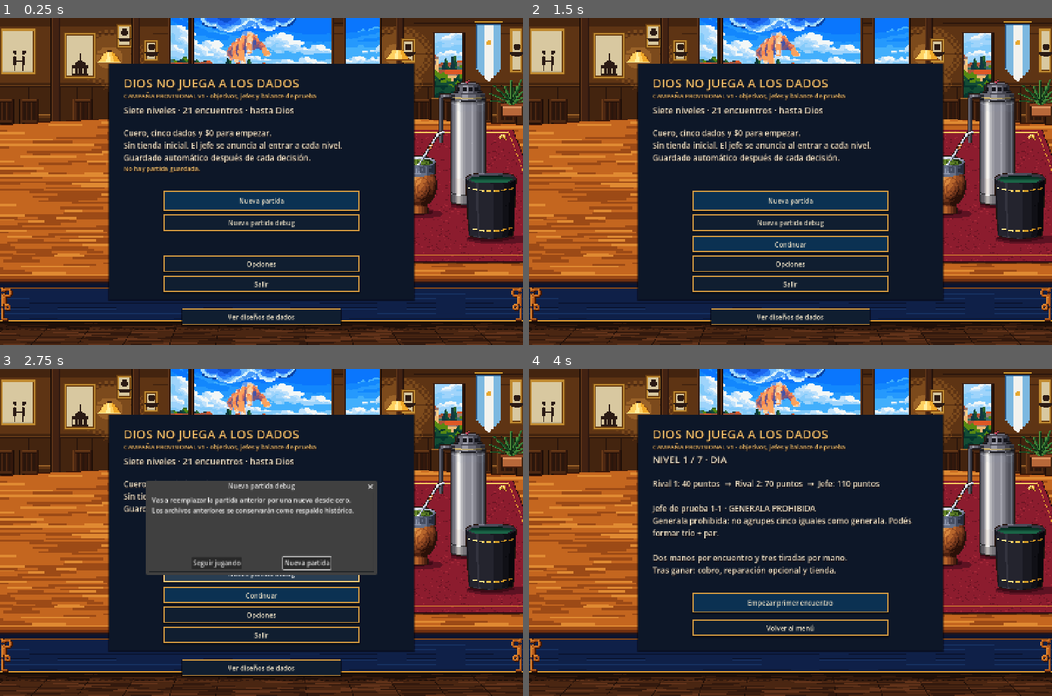
Above: before the commit, frames 1-4 (two rows, left to right).
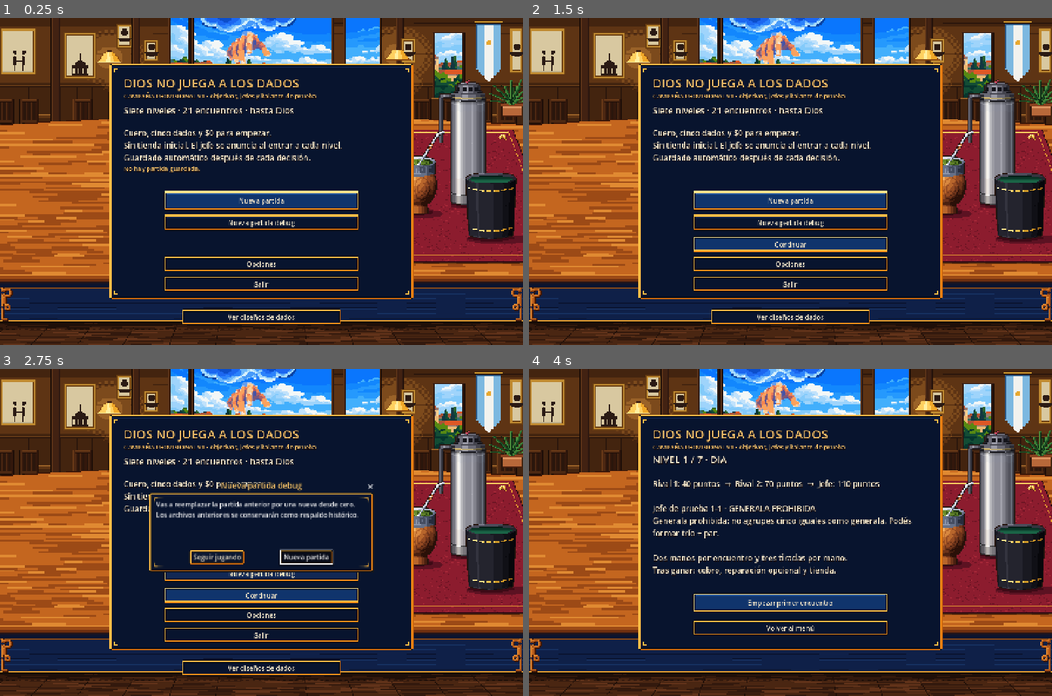
Above: after the commit, the same moments.

Repository: nicookazan/project-dice
Game: Godot game, scene res://main.tscn
Two runs of this game, one before a commit and one after it. Both use one fixed random seed, a clock stepped at 60 frames per second and the inputs below.
Inputs:
- Up to frame 1 (0.25 s): no input
- Up to frame 2 (1.5 s): click "Nueva partida" at 0.5 s; click "Volver al menú" at 1.25 s
- Up to frame 3 (2.75 s): click "Nueva partida debug" at 2 s
- Up to frame 4 (4 s): click "Seguir jugando" at 2.75 s; click "Continuar" at 3.5 s

The runs differ from the first frame. In frame 1, 9.1% of the frame differs, in the area x 20-80%, y 14-95%; in frame 2, 11%; in frame 3, 20%; in frame 4, 7.2%.

Commit message:
Kit de interfaz en pixel art: botones, marcos, tarjetas y diálogos
- Texturas de 9 cortes en pixel-v3/ui (6 estados de botón, panel con
  esquineros y marco del cartel TIENDA), generadas por código con el
  diseño que ya tenía el juego, en la grilla de 2x2.
- Los botones, los marcos de la tienda, las tarjetas con borde dorado
  y las ventanas de diálogo de Godot usan el kit; alto contraste
  conserva los planos.
- La libreta y la tipografía quedan como estaban (Consolas sin
  suavizado).

Co-Authored-By: Claude Sonnet 5.5 <noreply@anthropic.com>

Diff:
--- a/scripts/main.gd
+++ b/scripts/main.gd
@@ -6,6 +6,7 @@
 const Backdrop = preload("res://scripts/backdrop.gd")
 const CoinArt = preload("res://scripts/coin_art.gd")
 const ShopArt = preload("res://scripts/shop_art.gd")
+const UiSkin = preload("res://scripts/ui_skin.gd")
 const ItemTooltip = preload("res://scripts/item_tooltip.gd")
 const HoverButton = preload("res://scripts/hover_button.gd")
 const HoverPanel = preload("res://scripts/hover_panel.gd")
@@ -84,6 +85,12 @@
 	theme_value.set_font("font", "TooltipLabel", ItemTooltip.pixel_font())
 	theme_value.set_font_size("font_size", "TooltipLabel", 18)
 	theme_value.set_color("font_color", "TooltipLabel", cream)
+	# Pixel-v3 look for every Godot dialog and its buttons (fichas, confirmaciones, opciones).
+	for state in ["normal", "hover", "pressed", "disabled"]: theme_value.set_stylebox(state, "Button", UiSkin.button(state))
+	theme_value.set_stylebox("focus", "Button", box(Color.TRANSPARENT, Color.WHITE, 3))
+	theme_value.set_color("font_color", "Button", cream)
+	theme_value.set_color("font_hover_color", "Button", Color("fff0c7"))
+	theme_value.set_color("font_disabled_color", "Button", Color("85867b"))
 	theme = theme_value
 	background = Backdrop.new()
 	background.set_anchors_and_offsets_preset(Control.PRESET_FULL_RECT)
@@ -93,6 +100,7 @@
 	detail.title = "Libreta · detalle de cálculo"
 	detail.min_size = Vector2i(520, 260)
 	add_child(detail)
+	skin_dialog(detail)
 	detail_body = RichTextLabel.new()
 	detail_body.name = "DetailText"
 	detail_body.selection_enabled = true
@@ -104,6 +112,7 @@
 	confirmation.exclusive = true
 	confirmation.ok_button_text = "Abandonar"
 	confirmation.cancel_button_text = "Seguir jugando"
+	skin_dialog(confirmation)
 	confirmation.confirmed.connect(confirm_navigation)
 	confirmation.canceled.connect(cancel_navigation)
 	confirmation.get_cancel_button().pressed.connect(cancel_navigation)
@@ -119,9 +128,22 @@
 		get_viewport().get_texture().get_image().save_png("res://test-results/mesa.png")
 		get_tree().quit()
 
+func skin_dialog(window: Window) -> void:
+	# Pixel-v3 card for Godot's embedded dialogs. The decoration is left empty and the framed panel carries the look;
+	# the title floats above it in gold with a dark outline so it reads over any background.
+	window.add_theme_stylebox_override("embedded_border", StyleBoxEmpty.new())
+	window.add_theme_stylebox_override("embedded_unfocused_border", StyleBoxEmpty.new())
+	window.add_theme_stylebox_override("panel", UiSkin.panel(Vector4(20, 20, 20, 20)))
+	window.add_theme_color_override("title_color", gold)
+	window.add_theme_color_override("title_outline_modulate", Color("0d1728"))
+	window.add_theme_constant_override("title_height", 40)
+	window.add_theme_constant_override("title_outline_size", 10)
+	window.add_theme_font_size_override("title_font_size", 22)
+	window.add_theme_font_override("title_font", ItemTooltip.pixel_font())
+
 func present_detail(title: String, text: String, compact := false) -> void:
 	if is_instance_valid(thermos_panel): thermos_panel.hide()
-	detail.remove_theme_stylebox_override("panel")
+	detail.add_theme_stylebox_override("panel", UiSkin.panel(Vector4(20, 20, 20, 20)))
 	if is_instance_valid(settings_panel): settings_panel.hide()
 	if is_instance_valid(dice_gallery): dice_gallery.hide()
 	detail_body.show()
@@ -284,6 +306,9 @@
 	node.position = rect.position
 	node.size = rect.size
 	node.add_theme_stylebox_override("panel", box(bg, border, 2 if border.a > 0 else 0))
+	if border == gold and bg in [Color("0d1728"), Color("263c3d")] and not preferences.high_contrast:
+		node.add_theme_stylebox_override("panel", UiSkin.panel())
+		node.texture_filter = CanvasItem.TEXTURE_FILTER_NEAREST
 	parent.add_child(node)
 	return node
 
@@ -311,10 +336,8 @@
 	node.size = rect.size
 	node.disabled = disabled
 	node.mouse_default_cursor_shape = Control.CURSOR_POINTING_HAND
-	node.add_theme_stylebox_override("normal", box(Color("0b3152") if accent else Color("101e30"), Color("d39a41"), 3))
-	node.add_theme_stylebox_override("hover", box(Color("164e7c") if accent else Color("283d52"), Color("ffcc77"), 3))
-	node.add_theme_stylebox_override("pressed", box(Color("631b2a"), gold, 3))
-	node.add_theme_stylebox_override("disabled", box(Color("222129"), Color("775c39"), 2))
+	node.texture_filter = CanvasItem.TEXTURE_FILTER_NEAREST
+	for state in ["normal", "hover", "pressed", "disabled"]: node.add_theme_stylebox_override(state, UiSkin.button(state, accent))
 	node.add_theme_color_override("font_color", cream)
 	node.add_theme_color_override("font_disabled_color", Color("85867b"))
 	if preferences.high_contrast:
@@ -1221,23 +1244,11 @@
 	return ["Oferta", ""]
 
 func shop_skin(ornate := false) -> StyleBoxTexture:
-	var atlas := AtlasTexture.new()
-	atlas.atlas = Backdrop.SHOP_ART
-	var unit := Vector2(atlas.atlas.get_width() / 1440.0, atlas.atlas.get_height() / 900.0)
-	atlas.region = Rect2(Vector2(45, 18) * unit, Vector2(462, 143) * unit) if ornate else Rect2(Vector2(554, 168) * unit, Vector2(198, 83) * unit)
-	var skin := StyleBoxTexture.new()
-	skin.texture = atlas
-	for side in [SIDE_LEFT, SIDE_TOP, SIDE_RIGHT, SIDE_BOTTOM]:
-		skin.set_texture_margin(side, 30 if ornate else 15)
-		skin.set_content_margin(side, 10 if side in [SIDE_LEFT, SIDE_RIGHT] else 3)
-	return skin
+	return UiSkin.title() if ornate else UiSkin.button("normal")
 
 func skin_shop_button(node: Button) -> void:
 	if preferences.high_contrast: return
-	for state in ["normal", "hover", "pressed", "disabled"]:
-		var skin := shop_skin()
-		skin.modulate_color = Color("ffffff") if state == "normal" else Color("ffe1a1") if state == "hover" else Color("d5ac73") if state == "pressed" else Color("655d51")
-		node.add_theme_stylebox_override(state, skin)
+	for state in ["normal", "hover", "pressed", "disabled"]: node.add_theme_stylebox_override(state, UiSkin.button(state))
 	node.texture_filter = CanvasItem.TEXTURE_FILTER_NEAREST
 
 func shop_frame(rect: Rect2, ornate := false) -> Panel:
--- /dev/null
+++ b/scripts/ui_skin.gd
@@ -0,0 +1,40 @@
+extends RefCounted
+## Pixel-v3 interface frames. Textures are 9-slice sheets already drawn at 2x, so every logical pixel is a
+## 2x2 block; the owning control must use TEXTURE_FILTER_NEAREST. Generator: tools/art/make_interfaz.py.
+const BUTTONS := {
+	"normal": preload("res://assets/art/pixel-v3/ui/boton-normal.png"),
+	"hover": preload("res://assets/art/pixel-v3/ui/boton-hover.png"),
+	"pressed": preload("res://assets/art/pixel-v3/ui/boton-pressed.png"),
+	"disabled": preload("res://assets/art/pixel-v3/ui/boton-disabled.png"),
+	"accent": preload("res://assets/art/pixel-v3/ui/boton-accent.png"),
+	"accent_hover": preload("res://assets/art/pixel-v3/ui/boton-accent_hover.png")}
+const PANEL := preload("res://assets/art/pixel-v3/ui/panel.png")
+const TITLE := preload("res://assets/art/pixel-v3/ui/titulo.png")
+
+static func nine(texture: Texture2D, margin: int, content := Vector4(12, 8, 12, 8)) -> StyleBoxTexture:
+	var skin := StyleBoxTexture.new()
+	skin.texture = texture
+	for side in [SIDE_LEFT, SIDE_TOP, SIDE_RIGHT, SIDE_BOTTOM]: skin.set_texture_margin(side, margin)
+	skin.content_margin_left = content.x
+	skin.content_margin_top = content.y
+	skin.content_margin_right = content.z
+	skin.content_margin_bottom = content.w
+	return skin
+
+static func button(state: String, accent := false) -> StyleBoxTexture:
+	var key := state
+	if accent and state in ["normal", "hover"]: key = "accent" if state == "normal" else "accent_hover"
+	return nine(BUTTONS[key], 16)
+
+static func panel(content := Vector4(24, 24, 24, 24)) -> StyleBoxTexture:
+	return nine(PANEL, 24, content)
+
+static func title() -> StyleBoxTexture:
+	var skin := StyleBoxTexture.new()
+	skin.texture = TITLE
+	skin.set_texture_margin(SIDE_LEFT, 190)
+	skin.set_texture_margin(SIDE_RIGHT, 190)
+	skin.set_texture_margin(SIDE_TOP, 30)
+	skin.set_texture_margin(SIDE_BOTTOM, 30)
+	for side in [SIDE_LEFT, SIDE_TOP, SIDE_RIGHT, SIDE_BOTTOM]: skin.set_content_margin(side, 10 if side in [SIDE_LEFT, SIDE_RIGHT] else 3)
+	return skin
Binary file added: assets/art/pixel-v3/ui/boton-accent.png
Not shown, added: assets/art/pixel-v3/ui/boton-accent.png.import
Binary file added: assets/art/pixel-v3/ui/boton-accent_hover.png
Not shown, added: assets/art/pixel-v3/ui/boton-accent_hover.png.import
Binary file added: assets/art/pixel-v3/ui/boton-disabled.png
Not shown, added: assets/art/pixel-v3/ui/boton-disabled.png.import
Binary file added: assets/art/pixel-v3/ui/boton-hover.png
Not shown, added: assets/art/pixel-v3/ui/boton-hover.png.import
Binary file added: assets/art/pixel-v3/ui/boton-normal.png
Not shown, added: assets/art/pixel-v3/ui/boton-normal.png.import
Binary file added: assets/art/pixel-v3/ui/boton-pressed.png
Not shown, added: assets/art/pixel-v3/ui/boton-pressed.png.import
(and 7 more such lines)
